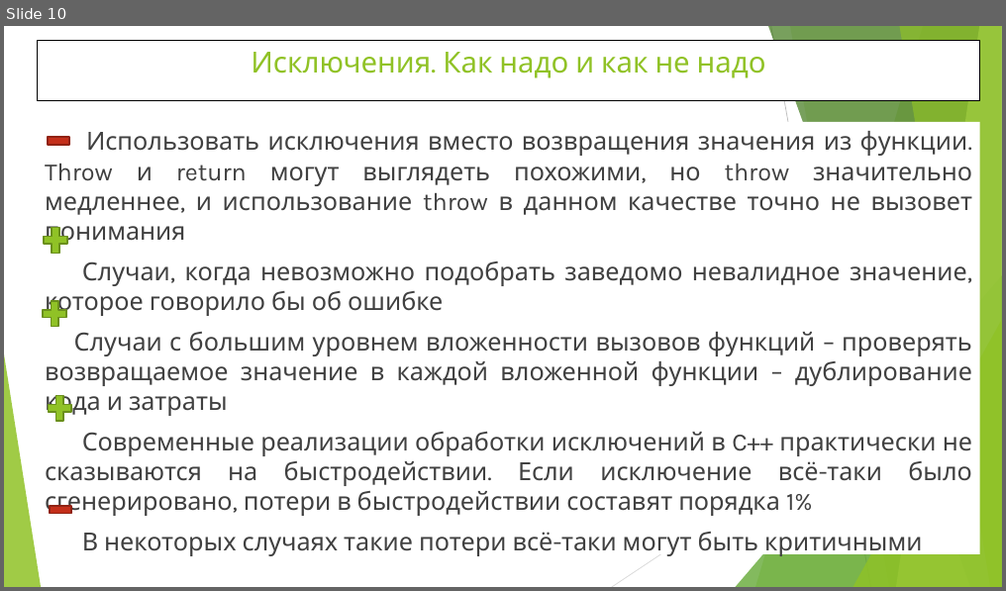
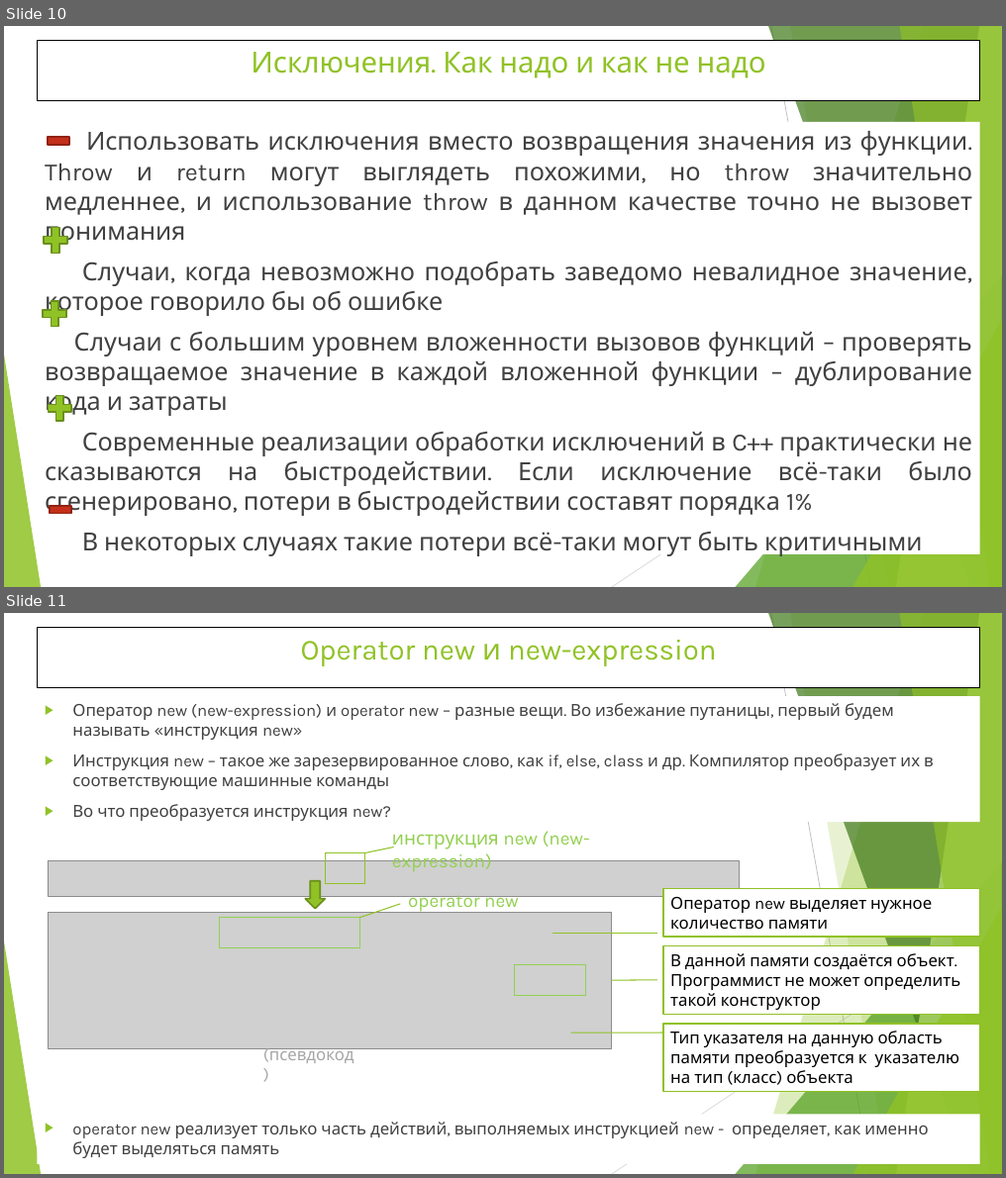
Before and after one commit to WhiteCatStudies/lectures, a slide deck: pt1/lectures/lecture5/lecture5.pptx. Shown one above the other, each under a label of ours: slide 10 before the commit, slides 10 and 11 after it. The pictures are 1006x591 and 1006x1178 pixels, drawn with LibreOffice and Linux fonts; fonts in the diff are those of the drawing; grey boxes stand for pictures. Boxes give left, top, right and bottom in pixels: in the first picture for what was removed or moved away, otherwise in the second. Text is boxed around its words. In the diff, an @@ line names an element or a change of style, - is before the commit and + after.

```diff
--- a/pt1/lectures/lecture5/lecture5.pptx
+++ b/pt1/lectures/lecture5/lecture5.pptx
@@ slide 11 added at <box>4,613,1002,1174</box>, background #FFFFFF; not listed: 10 template elements that a slide beside it also shows @@
@@ title added at <box>37,627,980,688</box>, fill #FFFFFF, outline #000000 0.75 pt, 28 pt, text #90C226 @@
+Operator new и new-expression
@@ text added at <box>72,703,934,821</box>, 16 pt, text #404040 @@
+▶ Оператор new (new-expression) и operator new – разные вещи. Во избежание путаницы, первый будем называть «инструкция new»
+▶ Инструкция new – такое же зарезервированное слово, как if, else, class и др. Компилятор преобразует их в соответствующие машинные команды
+▶ Во что преобразуется инструкция new?
@@ line added from (364, 854) to (393, 848), #90C226 1 pt @@
@@ text added at <box>392,831,590,872</box>, 18 pt, text #92D050 @@
+инструкция new (new-expression)
@@ picture added at <box>48,861,740,897</box> @@
@@ rectangle added at <box>325,854,364,883</box>, outline #90C226 0.75 pt @@
@@ down arrow added at <box>306,881,325,909</box>, fill #90C226, outline #6B901C 1.5 pt @@
@@ line added from (359, 918) to (400, 904), #90C226 1 pt @@
@@ text added at <box>408,895,519,913</box>, 18 pt, text #92D050 @@
+operator new
@@ rectangle added at <box>663,889,980,937</box>, fill #FFFFFF, outline #90C226 1.5 pt, 16 pt, text #000000 @@
+Оператор new выделяет нужное
+количество памяти
@@ picture added at <box>48,912,612,1050</box> @@
@@ rectangle added at <box>219,918,359,948</box>, outline #92D050 0.75 pt @@
@@ line added from (552, 933) to (656, 933), #90C226 1 pt @@
@@ rectangle added at <box>515,965,586,995</box>, outline #92D050 0.75 pt @@
@@ rectangle added at <box>663,947,980,1014</box>, fill #FFFFFF, outline #90C226 1.5 pt, 16 pt, text #000000 @@
+В данной памяти создаётся объект. Программист не может определить такой конструктор
@@ line added from (612, 980) to (656, 980), #90C226 1 pt @@
@@ rectangle added at <box>663,1024,980,1092</box>, fill #FFFFFF, outline #90C226 1.5 pt, 16 pt, text #000000 @@
+Тип указателя на данную область памяти преобразуется к указателю на тип (класс) объекта
@@ text added at <box>263,1046,354,1063</box>, 16 pt, text #A6A6A6 @@
+(псевдокод)
@@ line added from (571, 1033) to (663, 1033), #90C226 1 pt @@
@@ text added at <box>72,1122,928,1158</box>, 16 pt, text #404040 @@
+▶ operator new реализует только часть действий, выполняемых инструкцией new - определяет, как именно будет выделяться память
```
Also in this commit, not shown: 1 slide changed, 5 other slides added, 1 slide removed, 5 other files.
